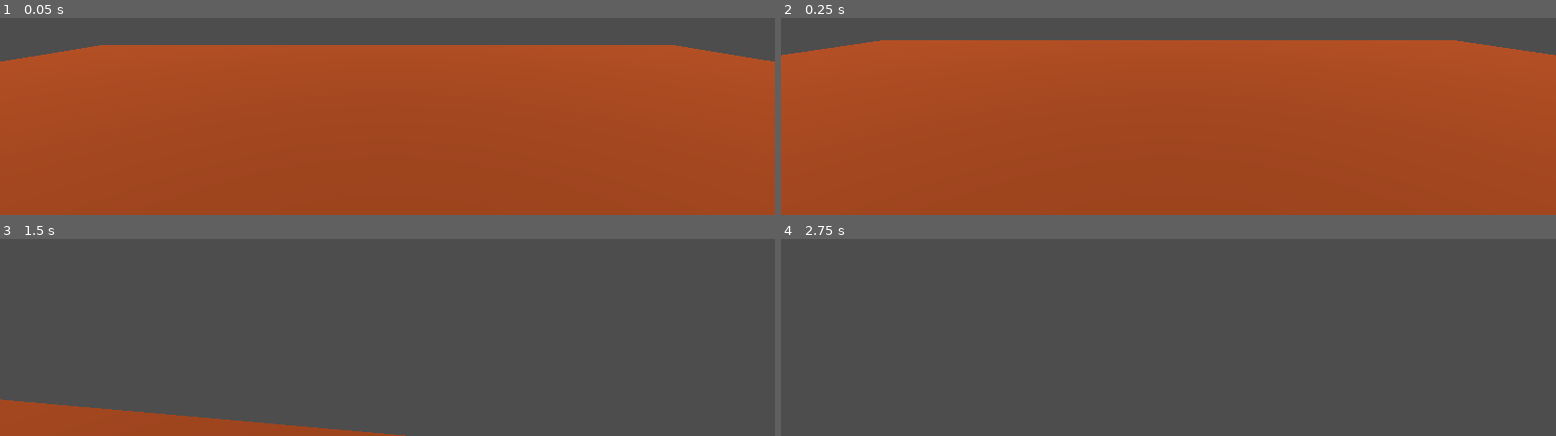
Above: before the commit, frames 1-4 (two rows, left to right).
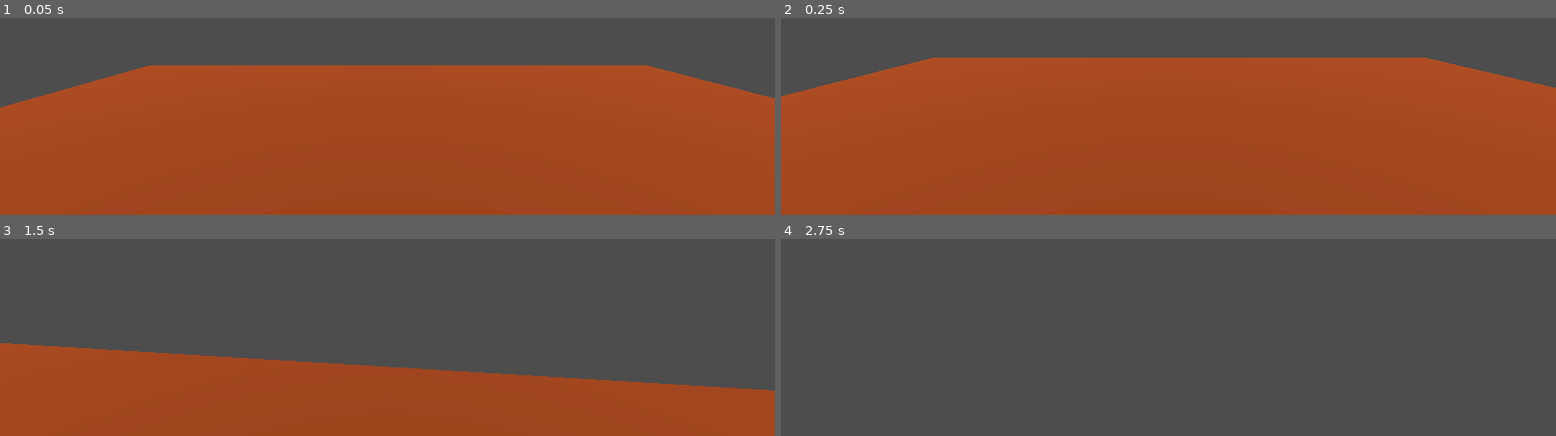
Above: after the commit, the same moments.

Repository: mareluca675/the-well
Game: Godot game, scene res://scenes/main.tscn
Two runs of this game, one before a commit and one after it. Both use one fixed random seed, a clock stepped at 60 frames per second and the inputs below.
Inputs (mouse positions are in pixels of both pictures, inside the frame that each line leads up to):
- Up to frame 1 (0.05 s): no input
- Up to frame 2 (0.25 s): no input
- Up to frame 3 (1.5 s): move the mouse to (outside the picture) at 0.52 s; hold Ctrl (crouch) 0.53-1.28 s; hold W (move_forward) from 0.53 s (still down); tap Space (jump) at 0.77 s; move the mouse to (outside the picture) at 1.27 s; tap E (interact) at 1.35 s
- Up to frame 4 (2.75 s): keep holding W (move_forward); tap Space (jump) at 1.52 s; move the mouse to (outside the picture) at 2.02 s; hold Shift (sprint) from 2.03 s (still down)

The runs differ from the first frame. In frame 1, 13% of the frame differs, in the area x 0-100%, y 13-46%; in frame 2, 11%; in frame 3, 30%, in the area x 0-100%, y 52-100%; in frame 4, nothing differs.

Commit message:
Added TextBox scene: *New scene has a 'Text File Path' parameter for an input file specification. *Scene would load and display a content of a .txt file

Diff:
--- /dev/null
+++ b/scenes/TextBox.tscn
@@ -0,0 +1,39 @@
+[gd_scene load_steps=4 format=3 uid="uid://bspo265crb0j7"]
+
+[ext_resource type="Script" uid="uid://ce4tveuejibq3" path="res://scripts/text_box.gd" id="1_2g6gp"]
+
+[sub_resource type="GDScript" id="GDScript_3fk4r"]
+script/source = "# TextMeshLoader.gd
+extends TextMesh
+
+@export_file(\"*.txt\") var text_file_path: String:
+	set(value):
+		text_file_path = value
+		load_text_from_file()
+
+# This is a setter method that will automatically run whenever the text_file_path is changed
+
+func _ready():
+	load_text_from_file()
+func load_text_from_file():
+	if not text_file_path.is_empty():
+		var file = FileAccess.open(text_file_path, FileAccess.READ)
+		if FileAccess.get_open_error() == OK:
+			var content = file.get_as_text()
+			self.text = content
+			file.close()
+		else:
+			print(\"File not found: \" + text_file_path)
+"
+
+[sub_resource type="TextMesh" id="TextMesh_2g6gp"]
+resource_local_to_scene = true
+font_size = 40
+script = SubResource("GDScript_3fk4r")
+text_file_path = "res://assets/texts/foobar.txt"
+
+[node name="TextBox" type="Node3D"]
+script = ExtResource("1_2g6gp")
+
+[node name="MeshInstance3D" type="MeshInstance3D" parent="."]
+mesh = SubResource("TextMesh_2g6gp")
--- a/scenes/main.tscn
+++ b/scenes/main.tscn
@@ -1,7 +1,8 @@
-[gd_scene load_steps=12 format=3 uid="uid://dsotghfp4veg"]
+[gd_scene load_steps=13 format=3 uid="uid://dsotghfp4veg"]
 
 [ext_resource type="PackedScene" uid="uid://cc17vl01i7wa2" path="res://scenes/player.tscn" id="1_o5qli"]
-[ext_resource type="Script" uid="uid://dubncoshivdw2" path="res://scripts/cylinder.gd" id="2_0wfyh"]
+[ext_resource type="Script" path="res://scripts/cylinder.gd" id="2_0wfyh"]
+[ext_resource type="PackedScene" uid="uid://bspo265crb0j7" path="res://scenes/TextBox.tscn" id="3_sugp2"]
 
 [sub_resource type="StandardMaterial3D" id="StandardMaterial3D_o5qli"]
 albedo_color = Color(0.603922, 0.235294, 0, 1)
@@ -29,6 +30,7 @@
 [sub_resource type="CylinderShape3D" id="CylinderShape3D_tefeu"]
 
 [node name="Main" type="Node3D"]
+transform = Transform3D(1, 0, 0, 0, 1, 0, 0, 0, 1, 1.98468, -2.94251, 1.30156)
 
 [node name="Plane" type="StaticBody3D" parent="."]
 transform = Transform3D(10, 0, 0, 0, 10, 0, 0, 0, 10, -0.003, 0, 0)
@@ -43,7 +45,7 @@
 debug_color = Color(0, 0.590269, 0.752831, 0.42)
 
 [node name="Player" parent="." instance=ExtResource("1_o5qli")]
-transform = Transform3D(10, 0, 0, 0, 10, 0, 0, 0, 10, 0, 1.90521, 0)
+transform = Transform3D(10, 0, 0, 0, 10, 0, 0, 0, 10, -4.37704, 12.5557, 15.1004)
 
 [node name="DirectionalLight3D" type="DirectionalLight3D" parent="."]
 transform = Transform3D(1, 0, 0, 0, 0.0134561, 0.999909, 0, -0.999909, 0.0134561, 0, 128.896, 15.1946)
@@ -71,3 +73,7 @@
 [node name="CollisionShape3D" type="CollisionShape3D" parent="Cylinder"]
 transform = Transform3D(-1.97138e-07, 4.51, 0, -4.51, -1.97138e-07, 0, 0, 0, 4.51, 0, 0, 0)
 shape = SubResource("CylinderShape3D_tefeu")
+
+[node name="TextBox" parent="." instance=ExtResource("3_sugp2")]
+transform = Transform3D(1.80152, 0, 0, 0, 2.03635, 0, 0, 0, 1.3384, 76.2682, 6.21444, 20.727)
+text_file_path = "res://assets/texts/foobar.txt"
--- /dev/null
+++ b/scripts/text_box.gd
@@ -0,0 +1,24 @@
+extends Node3D
+
+@export_file("*.txt") var text_file_path: String
+
+@onready var text_display_node: MeshInstance3D = $MeshInstance3D
+
+func _ready() -> void:
+	load_text()
+
+func load_text():
+	if is_instance_valid(text_display_node):
+		if text_display_node.mesh is TextMesh:
+			var file = FileAccess.open(text_file_path, FileAccess.READ)
+			if FileAccess.get_open_error() == OK:
+
+				var text_mesh = text_display_node.mesh as TextMesh
+				text_mesh.text = file.get_as_text()
+
+				file.close()
+				print("Loaded text file into TextBox: " + text_file_path)
+		else:
+			printerr("Failed to load text file: " + text_file_path)
+	else:
+		printerr("MeshInstance3D must have assigned TextMesh resource. please change this code accordingly if you removed it.")
Not shown, added: assets/texts/foobar.txt
Not shown, added: scripts/text_box.gd.uid
